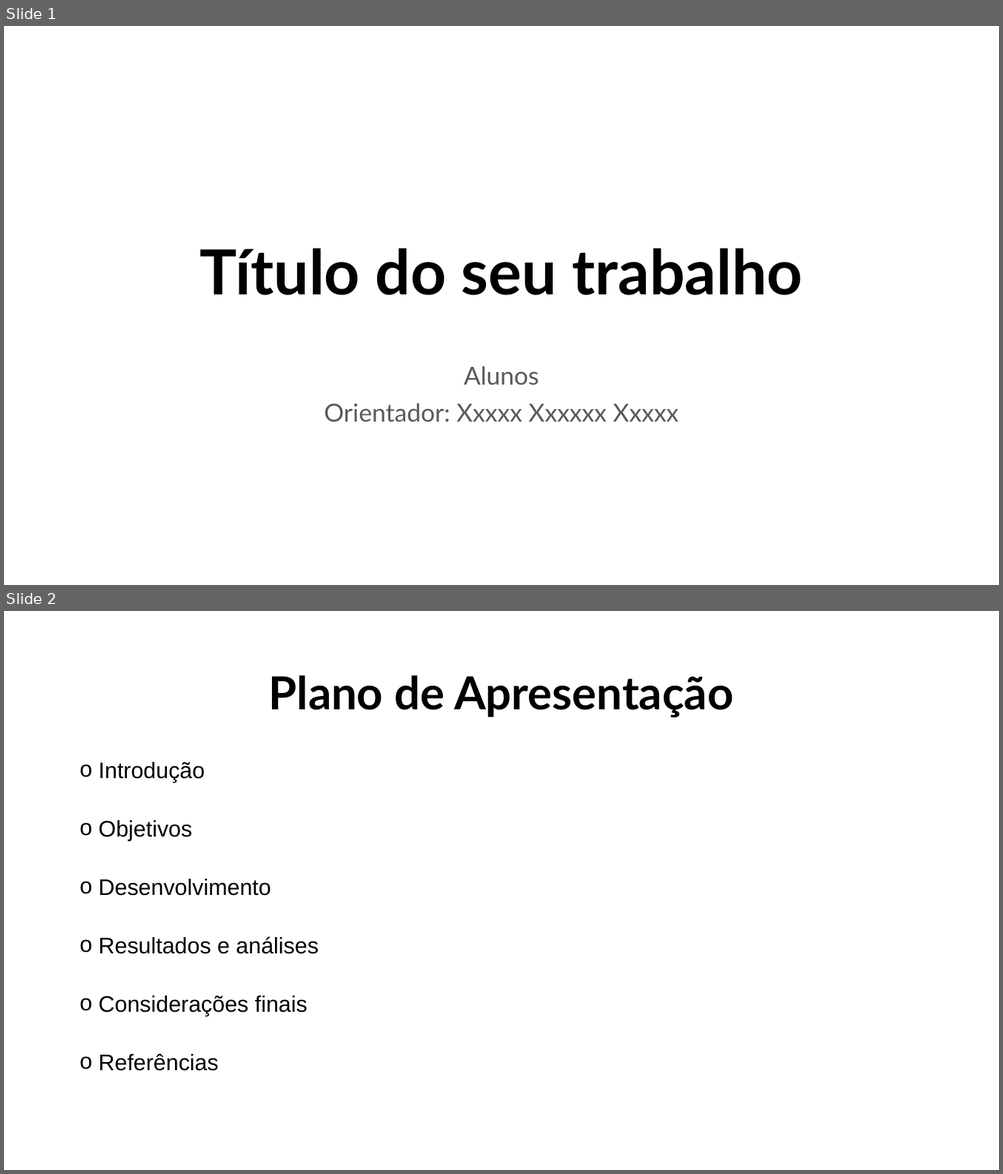
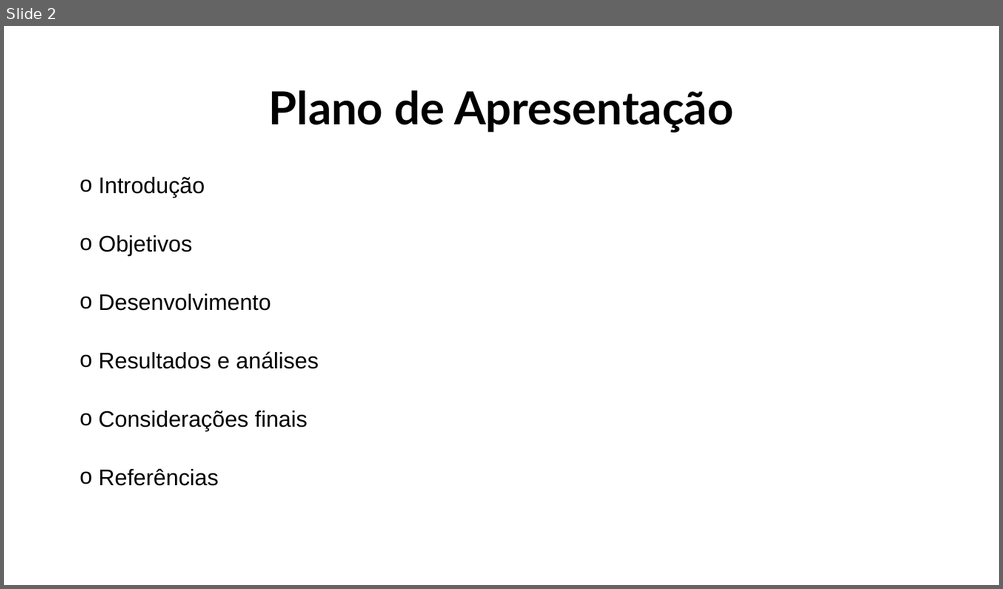
Before and after one commit to GianluccaCampana/Tcc, a slide deck: capa DVD/Modelo de Apresentacao CPS - ETEC ZL.pptx. Shown one above the other, each under a label of ours: slides 1 and 2 before the commit, slide 2 after it. The pictures are 1003x1174 and 1003x589 pixels, drawn with LibreOffice and Linux fonts; fonts in the diff are those of the drawing; background and template pictures are left out. Boxes give left, top, right and bottom in pixels: in the first picture for what was removed or moved away, otherwise in the second. Text is boxed around its words. In the diff, an @@ line names an element or a change of style, - is before the commit and + after.

```diff
--- a/capa DVD/Modelo de Apresentacao CPS - ETEC ZL.pptx
+++ b/capa DVD/Modelo de Apresentacao CPS - ETEC ZL.pptx
@@ slide 1 removed at <box>4,26,999,585</box>, background #FFFFFF @@
@@ title removed at <box>200,248,802,295</box> @@
-Título do seu trabalho
@@ subtitle removed at <box>324,366,679,423</box> @@
-Alunos
-Orientador: Xxxxx Xxxxxx Xxxxx
```
Also in this commit, not shown: 1 slide changed, 12 slides added, 4 other slides removed, 6 other files.
